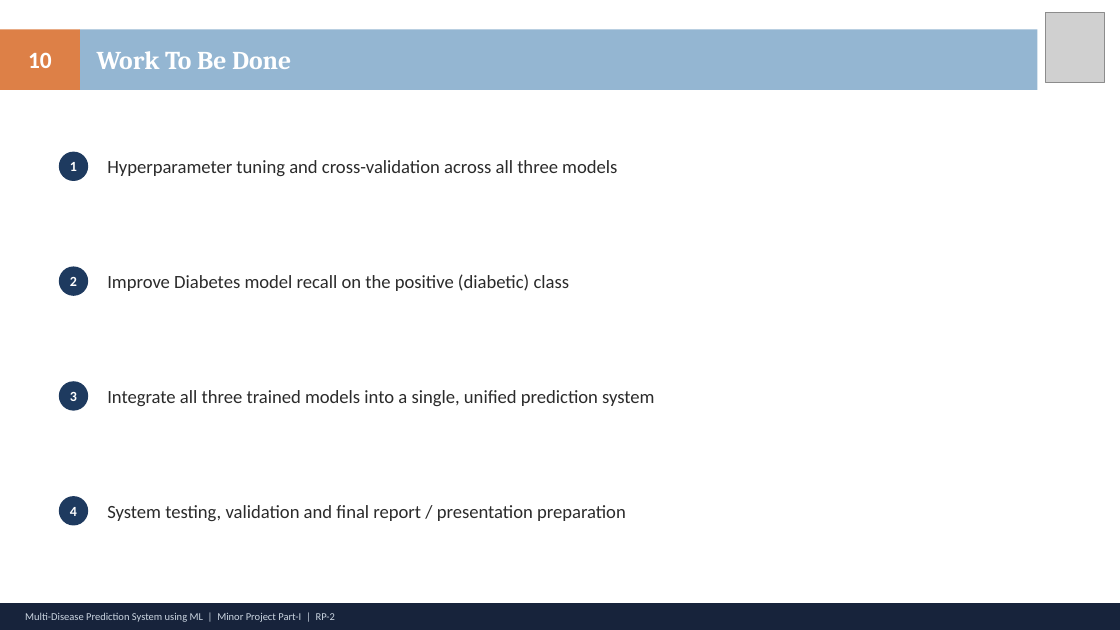
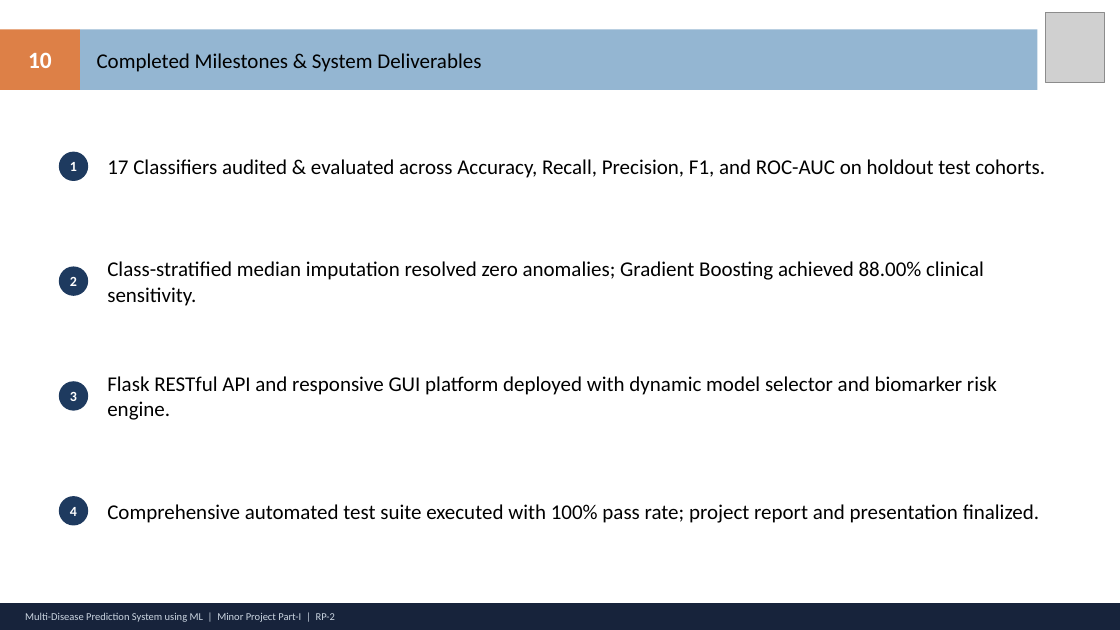
Before and after one commit to Lakshya-Asati/Minor-Project-1, a slide deck: slide 10 of panel-1.pptx. Drawn at 1120x630 pixels with LibreOffice and Linux fonts; fonts in the diff are those of the drawing; grey boxes stand for pictures. Boxes give left, top, right and bottom in pixels: in the first picture for what was removed or moved away, otherwise in the second. Text is boxed around its words. In the diff, an @@ line names an element or a change of style, - is before the commit and + after.

```diff
--- a/panel-1.pptx
+++ b/panel-1.pptx
@@ text at (97,53,481,72): text changed; size 22 to 18 pt; font Cambria to Calibri; text colour #FFFFFF to #000000; bold off @@
-Work To Be Done
+Completed Milestones & System Deliverables
@@ text at (107,159,1045,178): text changed; size 16 to 18 pt; text colour #2B2B2B to #000000 @@
-Hyperparameter tuning and cross-validation across all three models
+17 Classifiers audited & evaluated across Accuracy, Recall, Precision, F1, and ROC-AUC on holdout test cohorts.
@@ text at (107,261,984,306): text changed; size 16 to 18 pt; text colour #2B2B2B to #000000 @@
-Improve Diabetes model recall on the positive (diabetic) class
+Class-stratified median imputation resolved zero anomalies; Gradient Boosting achieved 88.00% clinical sensitivity.
@@ text at (107,376,997,420): text changed; size 16 to 18 pt; text colour #2B2B2B to #000000 @@
-Integrate all three trained models into a single, unified prediction system
+Flask RESTful API and responsive GUI platform deployed with dynamic model selector and biomarker risk engine.
@@ text at (107,504,1039,523): text changed; size 16 to 18 pt; text colour #2B2B2B to #000000 @@
-System testing, validation and final report / presentation preparation
+Comprehensive automated test suite executed with 100% pass rate; project report and presentation finalized.
```
Also in this commit, not shown: 2 other slides changed, 14 other files.
